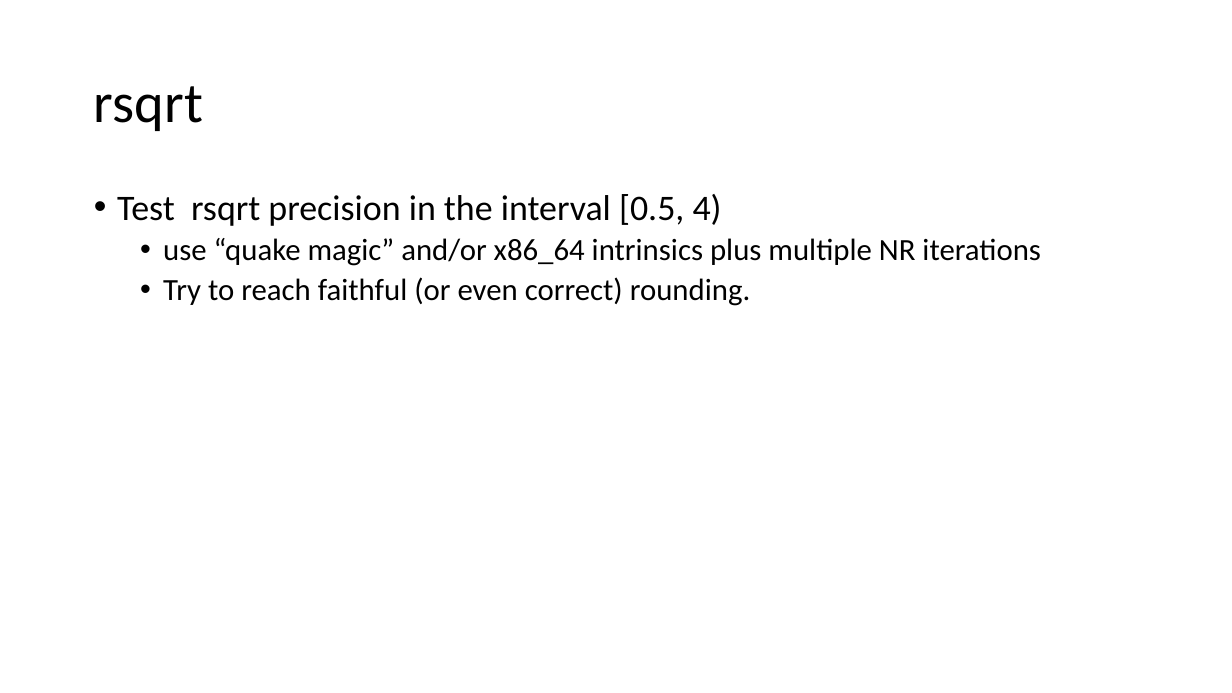
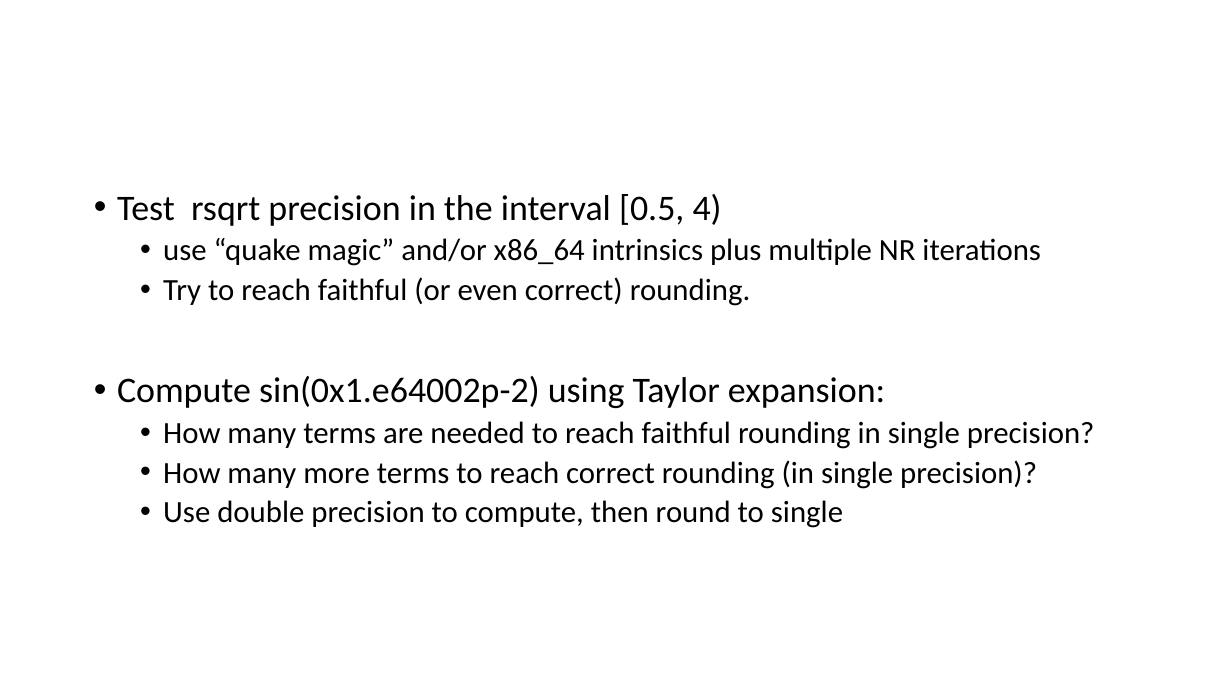
Before and after one commit to VinInn/FPCourse, a slide deck: slide 42 of Slides/FPforScientist.pptx (slide 43 before the commit). Drawn at 1232x693 pixels with LibreOffice and Linux fonts; fonts in the diff are those of the drawing. Boxes give left, top, right and bottom in pixels: in the first picture for what was removed or moved away, otherwise in the second. Text is boxed around its words. In the diff, an @@ line names an element or a change of style, - is before the commit and + after.

```diff
--- a/Slides/FPforScientist.pptx
+++ b/Slides/FPforScientist.pptx
@@ title removed at (94,86,203,131) @@
-rsqrt
@@ text at (117,376,1095,528): paragraphs added @@
+• Compute sin(0x1.e64002p-2) using Taylor expansion:
+  • How many terms are needed to reach faithful rounding in single precision?
+  • How many more terms to reach correct rounding (in single precision)?
+  • Use double precision to compute, then round to single
```
Also in this commit, not shown: 2 other slides changed.
